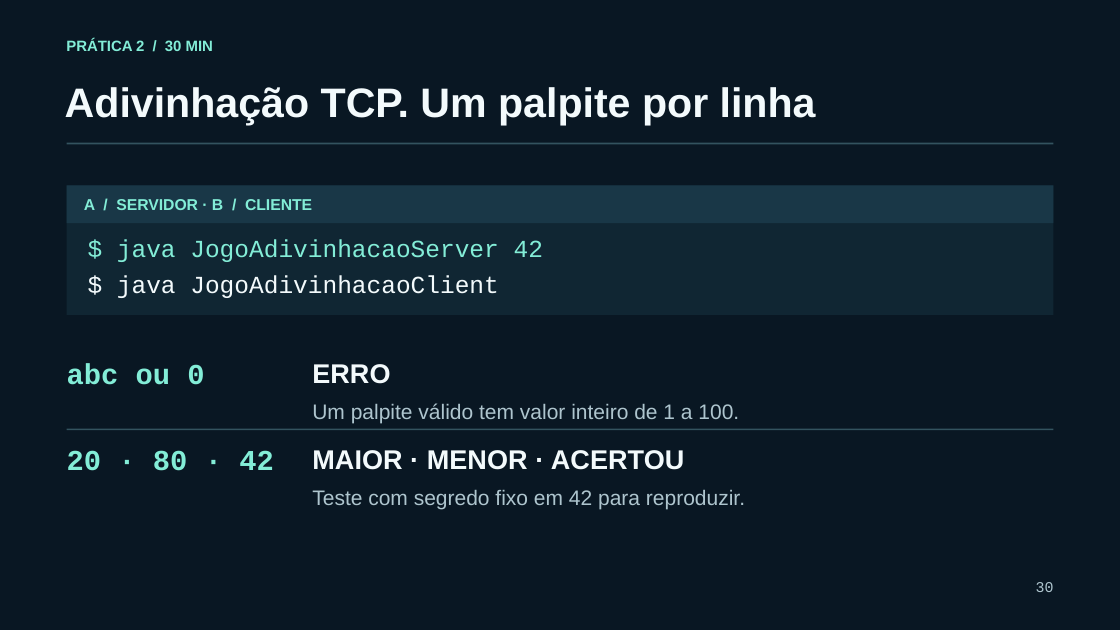
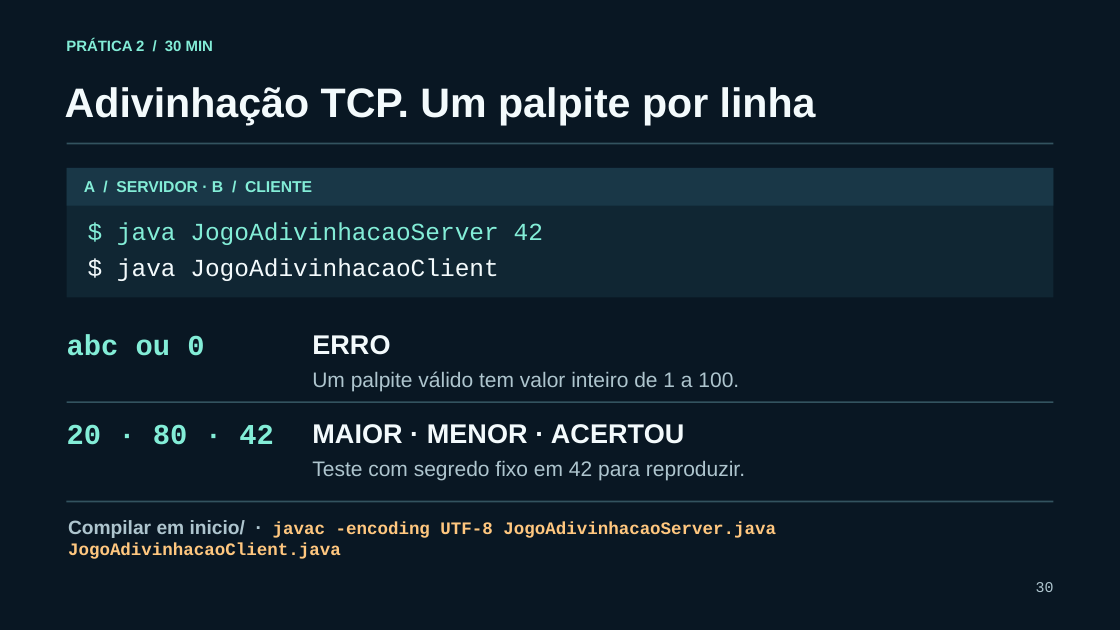
Before and after one commit to CassianoMn/xii-semac-sockets-java, a slide deck: slide 30 of slides/programacao-com-sockets-em-java.pptx. Drawn at 1120x630 pixels with LibreOffice and Linux fonts; fonts in the diff are those of the drawing. Boxes give left, top, right and bottom in pixels: in the first picture for what was removed or moved away, otherwise in the second. Text is boxed around its words. In the diff, an @@ line names an element or a change of style, - is before the commit and + after.

```diff
--- a/slides/programacao-com-sockets-em-java.pptx
+++ b/slides/programacao-com-sockets-em-java.pptx
@@ rectangle: place and size @@
-rectangle at bbox=[66, 186, 1054, 315]
+rectangle at bbox=[66, 168, 1054, 297]
@@ rectangle: place and size @@
-rectangle at bbox=[66, 186, 1054, 223]
+rectangle at bbox=[66, 168, 1054, 206]
@@ 3 texts: place and size @@
-3 texts at bbox=[84, 199, 543, 298]
+3 texts at bbox=[84, 181, 543, 281]
@@ text "Um palpite válido tem valor ...": place and size @@
-text "Um palpite válido tem valor ..." at bbox=[312, 403, 739, 424]
+text "Um palpite válido tem valor ..." at bbox=[312, 371, 739, 391]
@@ 2 texts, 1 rectangle: place and size @@
-2 texts, 1 rectangle at bbox=[66, 429, 1054, 471]
+2 texts, 1 rectangle at bbox=[66, 402, 1054, 445]
@@ 3 texts: place and size @@
-3 texts at bbox=[67, 363, 745, 509]
+3 texts at bbox=[67, 334, 745, 480]
@@ rectangle added at bbox=[66, 501, 1054, 502], fill #33535F @@
@@ text added at bbox=[68, 520, 776, 559], 15 pt, text #FFC77F, bold @@
+Compilar em inicio/ · javac -encoding UTF-8 JogoAdivinhacaoServer.java JogoAdivinhacaoClient.java
```
Also in this commit, not shown: 29 other slides changed, 1 slide added, 8 other files.
